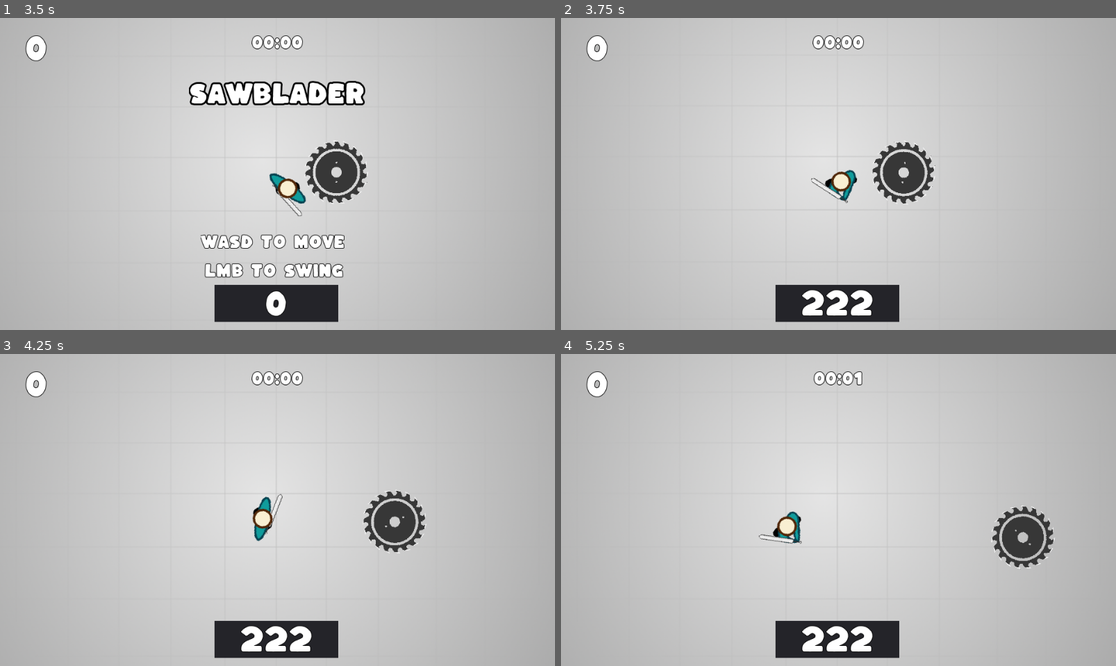
Above: before the commit, frames 1-4 (two rows, left to right).
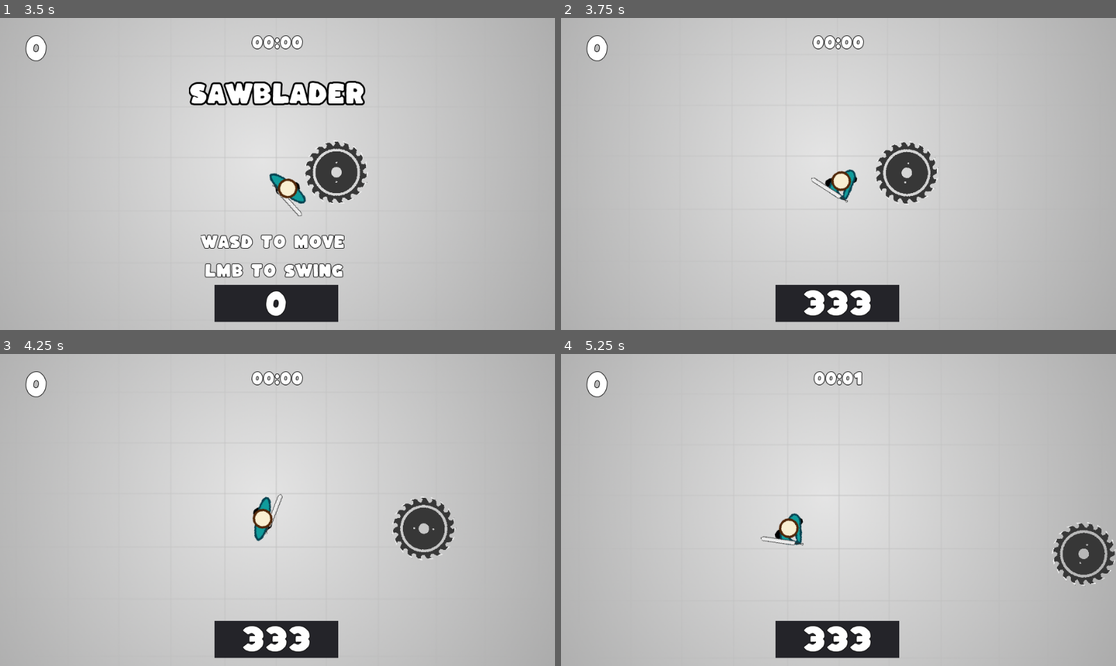
Above: after the commit, the same moments.

Repository: Zircon332/Sawblader
Game: Godot game, scene res://scenes/main.tscn
Two runs of this game, one before a commit and one after it. Both use one fixed random seed, a clock stepped at 60 frames per second and the inputs below.
Inputs (mouse positions are in pixels of both pictures, inside the frame that each line leads up to):
- Up to frame 1 (3.5 s): tap Enter at 0.5 s; move the mouse to (399, 158) at 0.52 s; hold D (move_right) 0.53-1.28 s; click (399, 158) at 0.6 s; move the mouse to (166, 189) at 1.27 s; hold S (move_down) 1.28-2.03 s; click (166, 189) at 1.35 s; move the mouse to (333, 105) at 2.02 s; hold D (move_right) 2.03-2.78 s; click (333, 105) at 2.1 s; move the mouse to (249, 236) at 2.77 s; hold W (move_up) from 2.78 s (still down); click (249, 236) at 2.85 s
- Up to frame 2 (3.75 s): move the mouse to (1005, 220) at 3.52 s; release W (move_up) at 3.53 s; hold A (move_left) from 3.53 s (still down); click (1005, 220) at 3.6 s
- Up to frame 3 (4.25 s): keep holding A (move_left)
- Up to frame 4 (5.25 s): move the mouse to (672, 463) at 4.27 s; click (672, 463) at 4.35 s; move the mouse to (866, 510) at 5.02 s; release A (move_left) at 5.03 s; hold S (move_down) from 5.03 s (still down); click (866, 510) at 5.1 s

Frame 1 is identical in both runs. In frame 2, 1.3% of the frame differs, in the area x 43-69%, y 39-96%; in frame 3, 2.2%; in frame 4, 3.4%, in the area x 35-100%, y 44-96%.

Commit message:
update player strength gain rate

Diff:
--- a/entities/player/player.gd
+++ b/entities/player/player.gd
@@ -14,7 +14,7 @@
 const BloodScene = preload("res://particles/blood_radial.tscn")
 
 export(int) var speed = 200
-export(int) var strength_increase_rate = 3333
+export(int) var strength_increase_rate = 5000
 export(int) var max_strength = 10000
 
 var _velocity = Vector2()
